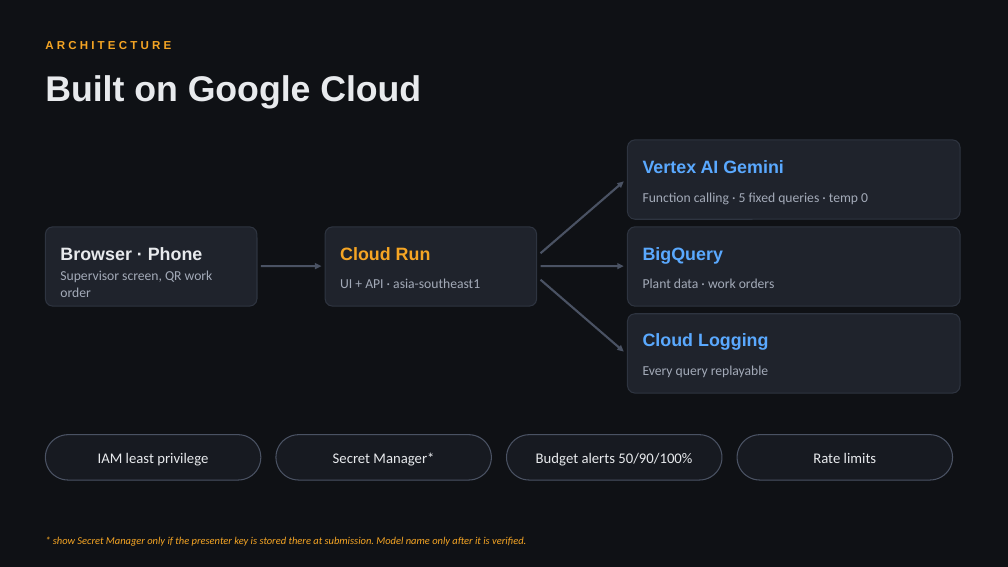
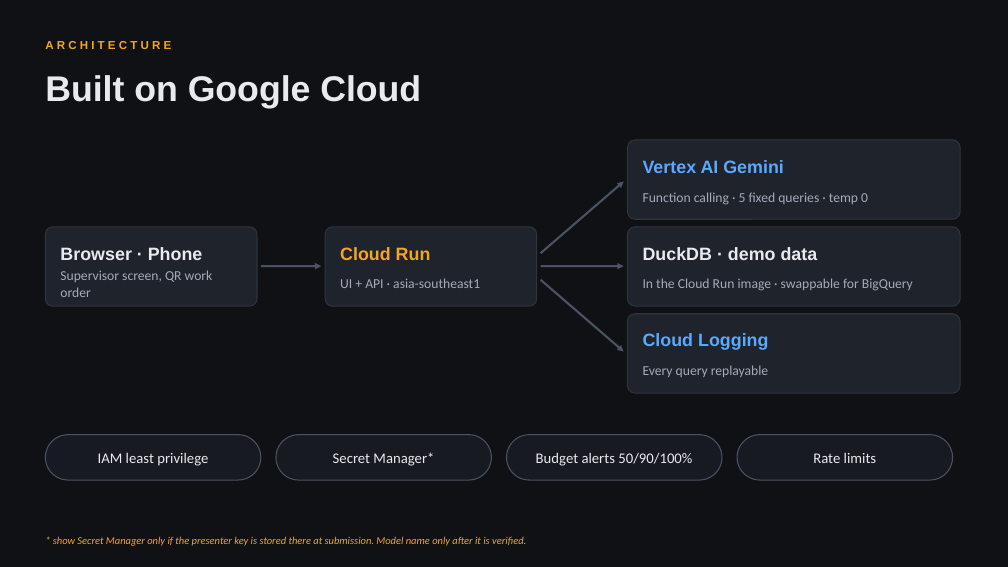
Before and after one commit to YMUNick/AILineSleuth, a slide deck: slide 7 of docs/pitch/LineSleuth-demo.pptx. Drawn at 1008x567 pixels with LibreOffice and Linux fonts; fonts in the diff are those of the drawing. Boxes give left, top, right and bottom in pixels: in the first picture for what was removed or moved away, otherwise in the second. Text is boxed around its words. In the diff, an @@ line names an element or a change of style, - is before the commit and + after.

```diff
--- a/docs/pitch/LineSleuth-demo.pptx
+++ b/docs/pitch/LineSleuth-demo.pptx
@@ text at (x1=643, y1=247, x2=818, y2=260): text changed; text colour #5AA9FF to #E8EAED @@
-BigQuery
+DuckDB · demo data
@@ text at (x1=643, y1=278, x2=913, y2=291): text changed @@
-Plant data · work orders
+In the Cloud Run image · swappable for BigQuery
```
Also in this commit, not shown: 3 other slides changed, 25 other files.
